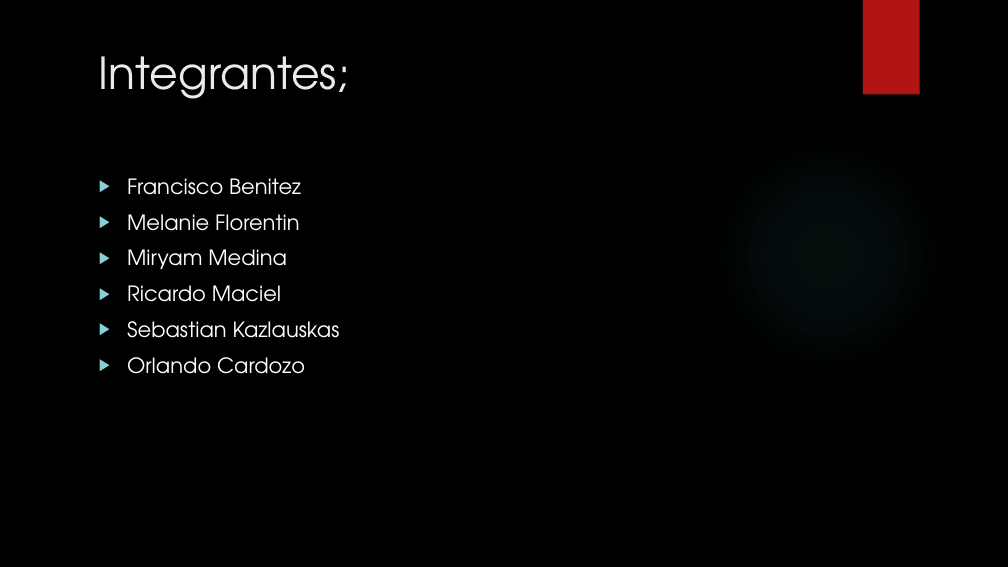
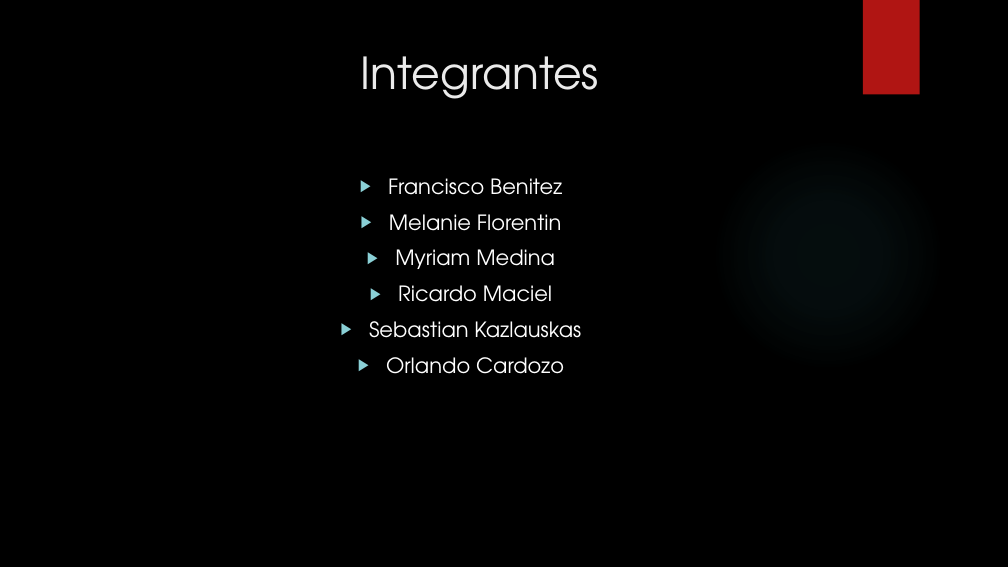
Before and after one commit to francben/proyectoDeliberyApp, a slide deck: slide 3 of Presentacion de Clase.pptx. Drawn at 1008x567 pixels with LibreOffice and Linux fonts; fonts in the diff are those of the drawing; background and template pictures are left out. Boxes give left, top, right and bottom in pixels: in the first picture for what was removed or moved away, otherwise in the second. Text is boxed around its words. In the diff, an @@ line names an element or a change of style, - is before the commit and + after.

```diff
--- a/Presentacion de Clase.pptx
+++ b/Presentacion de Clase.pptx
@@ title at [361, 56, 599, 99]: text changed @@
-Integrantes;
+Integrantes
@@ text at [369, 178, 581, 374]: alignment left to centre @@
@@ text at [395, 249, 555, 269]: text changed @@
-▶ Miryam Medina
+▶ Myriam Medina
```
Also in this commit, not shown: 10 other slides changed, 3 slides added, 5 slides removed.
